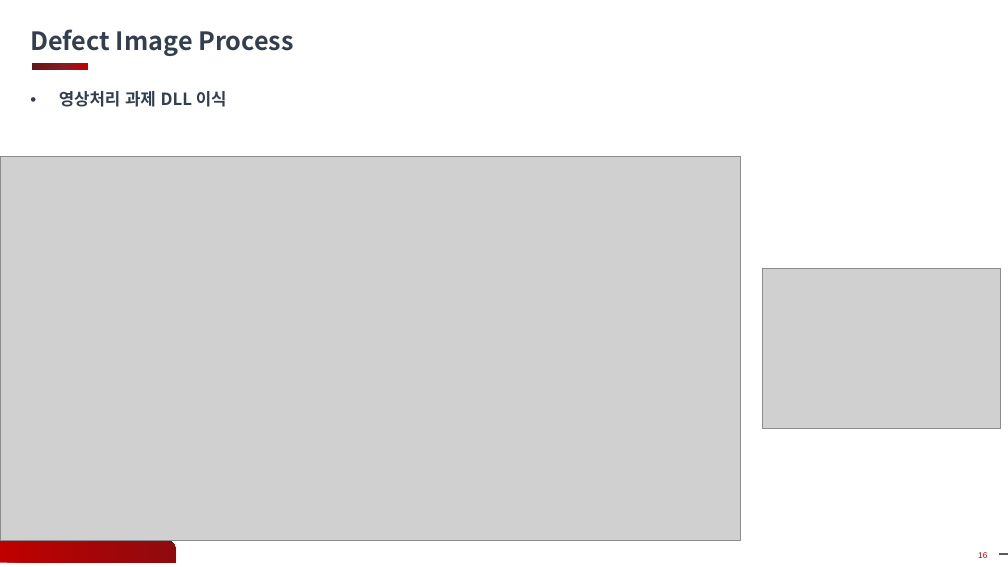
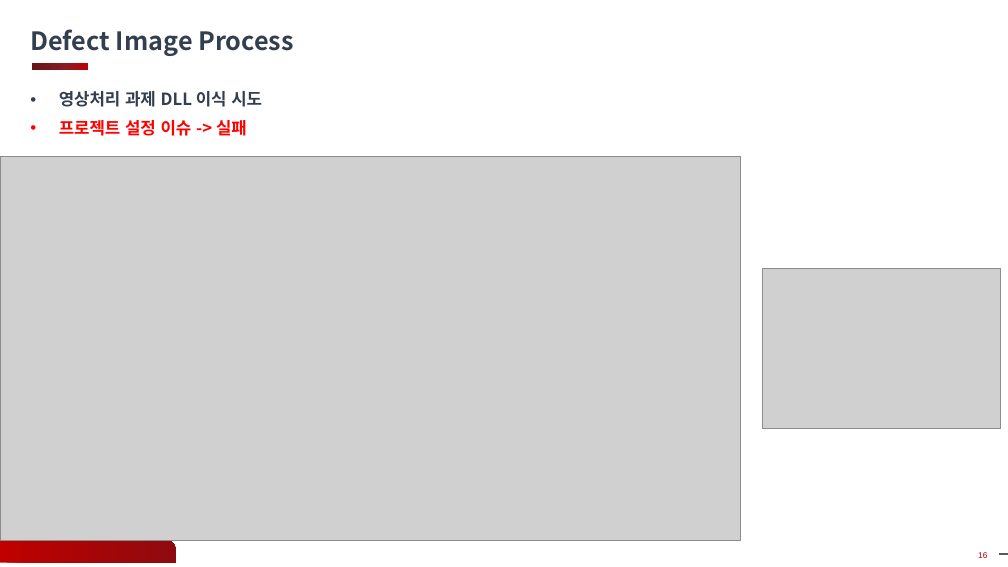
Before and after one commit to gyoon88/KlarfViewer, a slide deck: slide 16 of Docs/12주차_과제_발표_안광윤.pptx. Drawn at 1008x567 pixels with LibreOffice and Linux fonts; fonts in the diff are those of the drawing; grey boxes stand for pictures; background and template pictures are left out. Boxes give left, top, right and bottom in pixels: in the first picture for what was removed or moved away, otherwise in the second. Text is boxed around its words. In the diff, an @@ line names an element or a change of style, - is before the commit and + after.

```diff
--- a/Docs/12주차_과제_발표_안광윤.pptx
+++ b/Docs/12주차_과제_발표_안광윤.pptx
@@ text at bbox=[59, 91, 262, 136]: text changed @@
-• 영상처리 과제 DLL 이식
+• 영상처리 과제 DLL 이식 시도
+• 프로젝트 설정 이슈 -> 실패
```
Also in this commit, not shown: 2 other slides changed, 10 other files.
